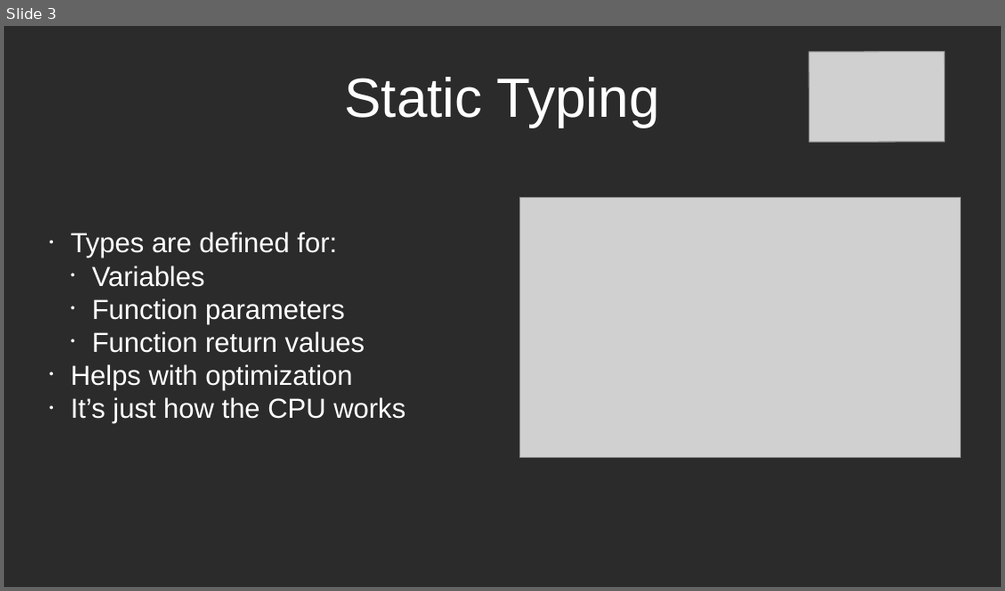
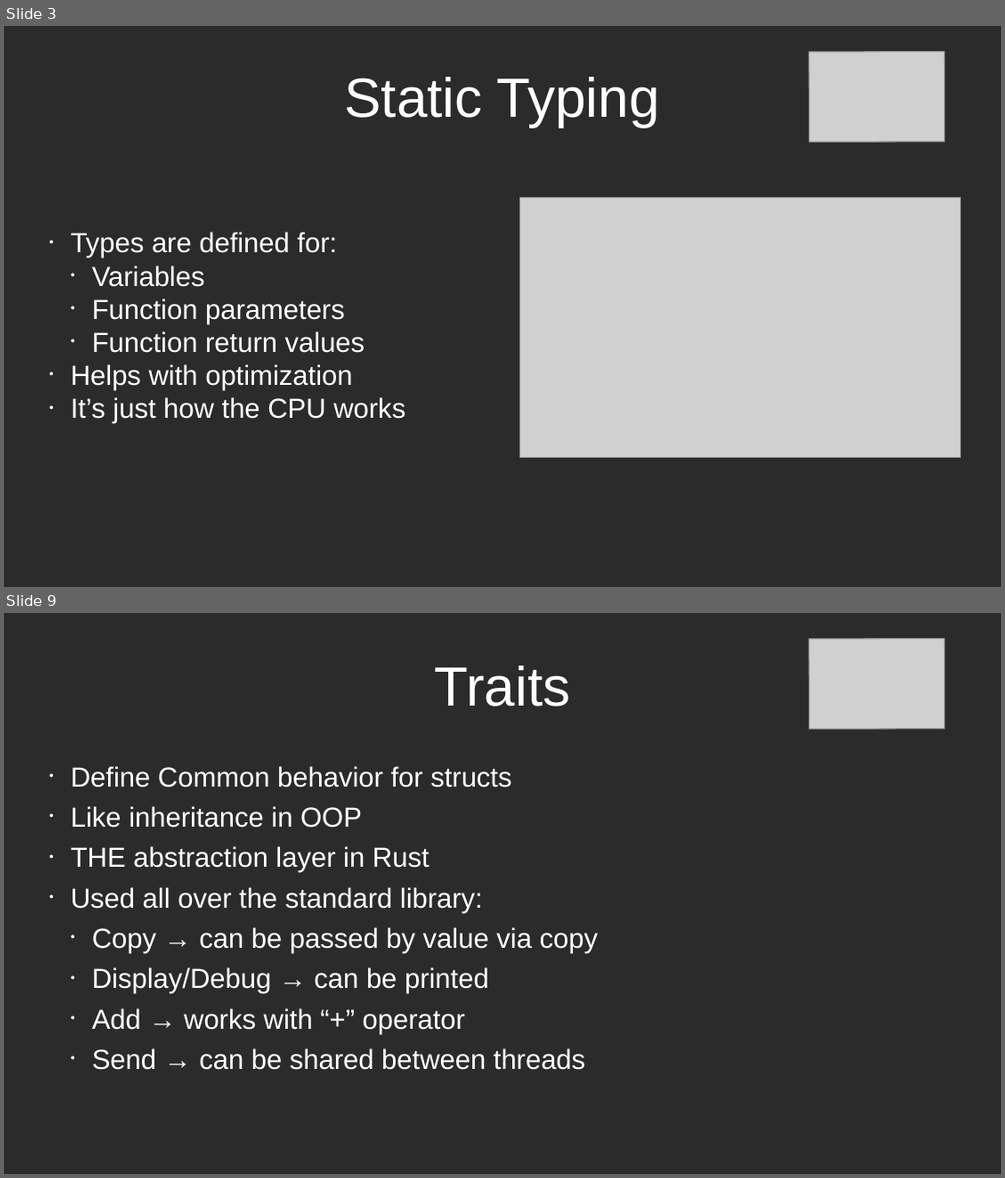
Before and after one commit to lucastepper/rust_talk, a slide deck: rust_presentation.odp. Shown one above the other, each under a label of ours: slide 3 before the commit, slides 3 and 9 after it; the slides between them are not shown. The pictures are 1005x591 and 1005x1178 pixels, drawn with LibreOffice and Linux fonts; fonts in the diff are those of the drawing; grey boxes stand for pictures; background and template pictures are left out; a plain dark background stands for a picture behind light text. Boxes give left, top, right and bottom in pixels: in the first picture for what was removed or moved away, otherwise in the second. Text is boxed around its words. In the diff, an @@ line names an element or a change of style, - is before the commit and + after.

```diff
--- a/rust_presentation.odp
+++ b/rust_presentation.odp
@@ slide 9 added at box(4, 613, 1001, 1174), background picture (left out) @@
@@ picture added at box(809, 638, 945, 729) @@
@@ title added at box(434, 666, 570, 706), 44 pt, text #FFFFFF @@
+Traits
@@ text added at box(71, 766, 598, 1070), 22 pt, text #FFFFFF @@
+• Define Common behavior for structs
+• Like inheritance in OOP
+• THE abstraction layer in Rust
+• Used all over the standard library:
+  • Copy → can be passed by value via copy
+  • Display/Debug → can be printed
+  • Add → works with “+” operator
+  • Send → can be shared between threads
```
Also in this commit, not shown: 2 slides changed, 3 other slides added, 20 other files.
